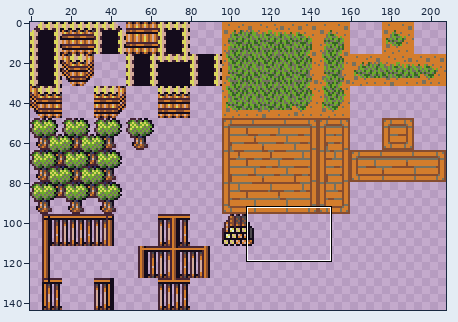
Edited in one commit: sprite sheet (images/Objects/tiles_light.png). The first picture is a wide view before the edit; the outline marks the close-up.
Close-up. As it was:
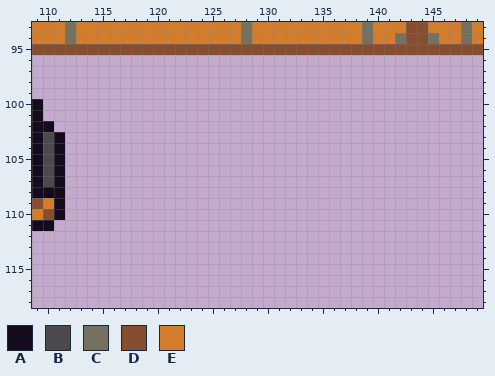
The file is 208x144 pixels. Shown: x 109..149, y 93..118.
Palette (. is transparent): A #140c1c  B #4d494d  C #757161  D #864d30  E #d37d2c
Pixels before, first column x 109:
 93 EEECEEEEEEEEEEEEEEECEEEEEEEEEECEEEDDEEECE
 94 EEECEEEEEEEEEEEEEEECEEEEEEEEEECEECDDCEECE
 95 DDDDDDDDDDDDDDDDDDDDDDDDDDDDDDDDDDDDDDDDD
 96 .........................................
 97 .........................................
 98 .........................................
 99 .........................................
100 A........................................
101 A........................................
102 AA.......................................
103 ABA......................................
104 ABA......................................
105 ABA......................................
106 ABA......................................
107 ABA......................................
108 AAA......................................
109 DEA......................................
110 EDA......................................
111 AA.......................................
New version:
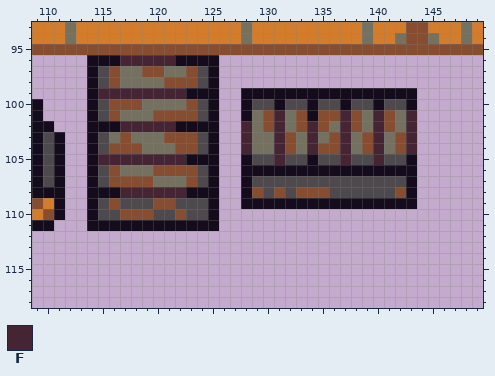
Colours new in this view: F #452434
What changed:
Colour A is added in row 96 at x 114 to 116 and 122 to 125; in rows 97 to 98 at x 114 and 125; in row 99 at x 114, 123 to 125 and 128 to 143; in row 100 at x 114, 125, 128, 131, 134, 137, 140 and 143; in row 101 at x 114, 125, 128 and 134; in row 102 at x 114 to 116 and 122 to 125.
Colour A is added in rows 103 to 104 at x 114 and 125; in row 105 at x 114, 123 to 125, 128, 134 and 143; in row 106 at x 114, 125 and 128 to 143; in row 107 at x 114, 125, 128 and 143; in row 108 at x 114 to 116, 123 to 125, 128 and 143; in row 109 at x 114, 125 and 128 to 143.
Colour A is added in row 110 at x 114 and 125; in row 111 at x 114 to 125.
Colour B is added in rows 97 to 98 at x 115 and 124; in row 100 at x 115, 124, 129 to 130, 132 to 133, 135 to 136, 138 to 139 and 141 to 142; in row 101 at x 115 and 124; in rows 103 to 104 at x 115 and 124; in row 105 at x 129 to 130, 132 to 133, 135 to 136, 138 to 139 and 141 to 142; in row 106 at x 115 and 124.
Colour B is added in row 107 at x 115, 124 and 129 to 142; in row 108 at x 130, 132 and 136 to 141; in row 109 at x 115, 117 to 119 and 122 to 124; in row 110 at x 115 to 116, 120 to 121 and 123 to 124.
Colour C is added in row 97 at x 117 to 118 and 121 to 122; in row 98 at x 117 to 120; in row 100 at x 119 to 122; in row 101 at x 117 to 119, 129, 132, 139 and 142; in row 102 at x 129, 132, 136, 139 and 142; in row 103 at x 116, 118 to 120, 129 to 130, 133, 135, 138 and 141.
Colour C is added in row 104 at x 119 to 121, 129 to 130, 133, 138 and 141; in row 106 at x 117 to 119; in row 107 at x 120 to 122.
Colour D is added in row 97 at x 116, 119 to 120 and 123; in row 98 at x 116 and 121 to 123; in row 100 at x 116 to 118 and 123; in row 101 at x 116, 120 to 123, 130, 133, 135 to 136, 138 and 141; in row 102 at x 130, 133, 135, 138 and 141; in row 103 at x 117, 121 to 123, 132, 136, 139 and 142.
Colour D is added in row 104 at x 116 to 118, 122 to 123, 132, 135 to 136, 139 and 142; in row 106 at x 116 and 120 to 123; in row 107 at x 116 to 119 and 123; in row 108 at x 129, 131, 133 to 135 and 142; in row 109 at x 116 and 120 to 121; in row 110 at x 117 to 119 and 122.
Colour F is added in row 96 at x 117 to 121; in row 99 at x 115 to 122; in row 101 at x 131, 137, 140 and 143; in row 102 at x 117 to 121, 128, 131, 134, 137, 140 and 143; in rows 103 to 104 at x 128, 131, 134, 137, 140 and 143; in row 105 at x 115 to 122, 131, 137 and 140.
Colour F is added in row 108 at x 117 to 122.
